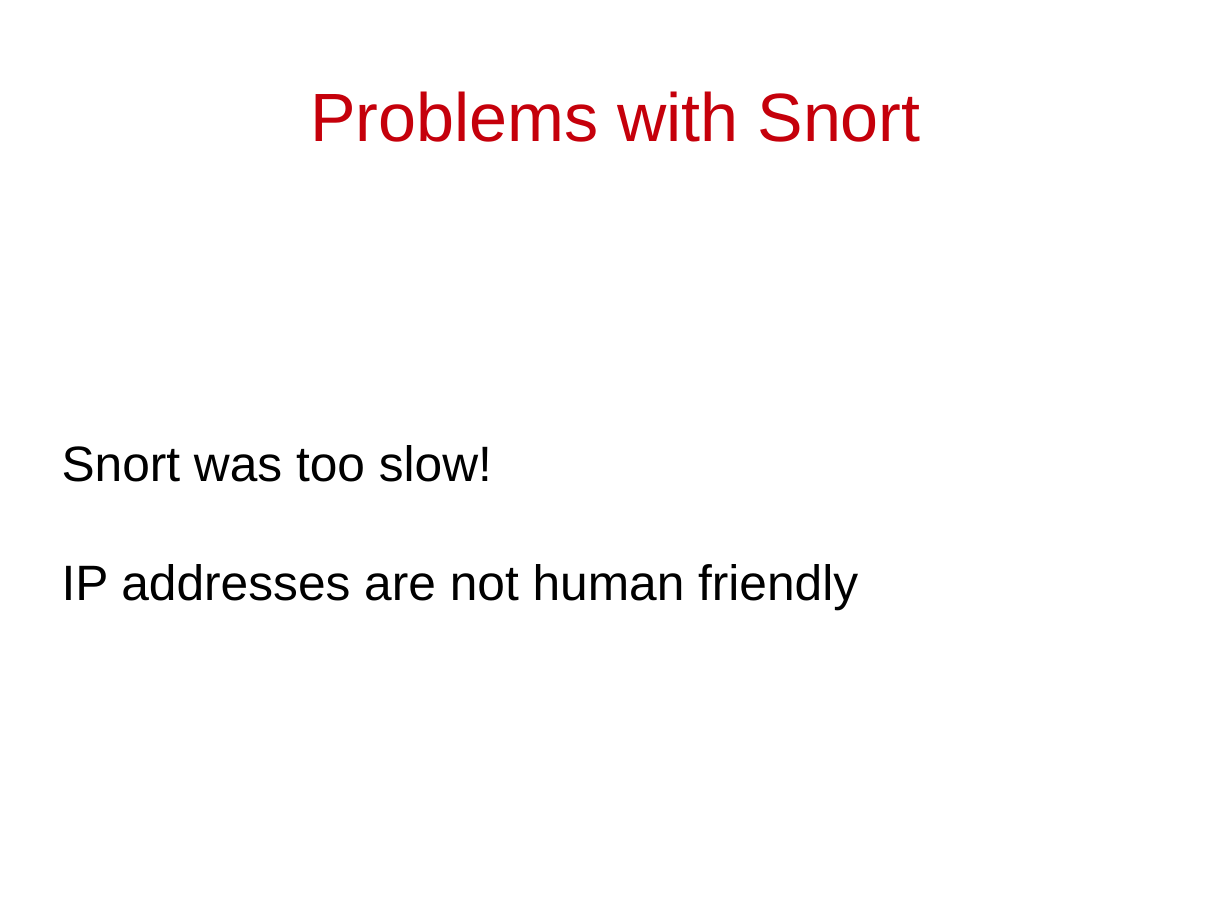
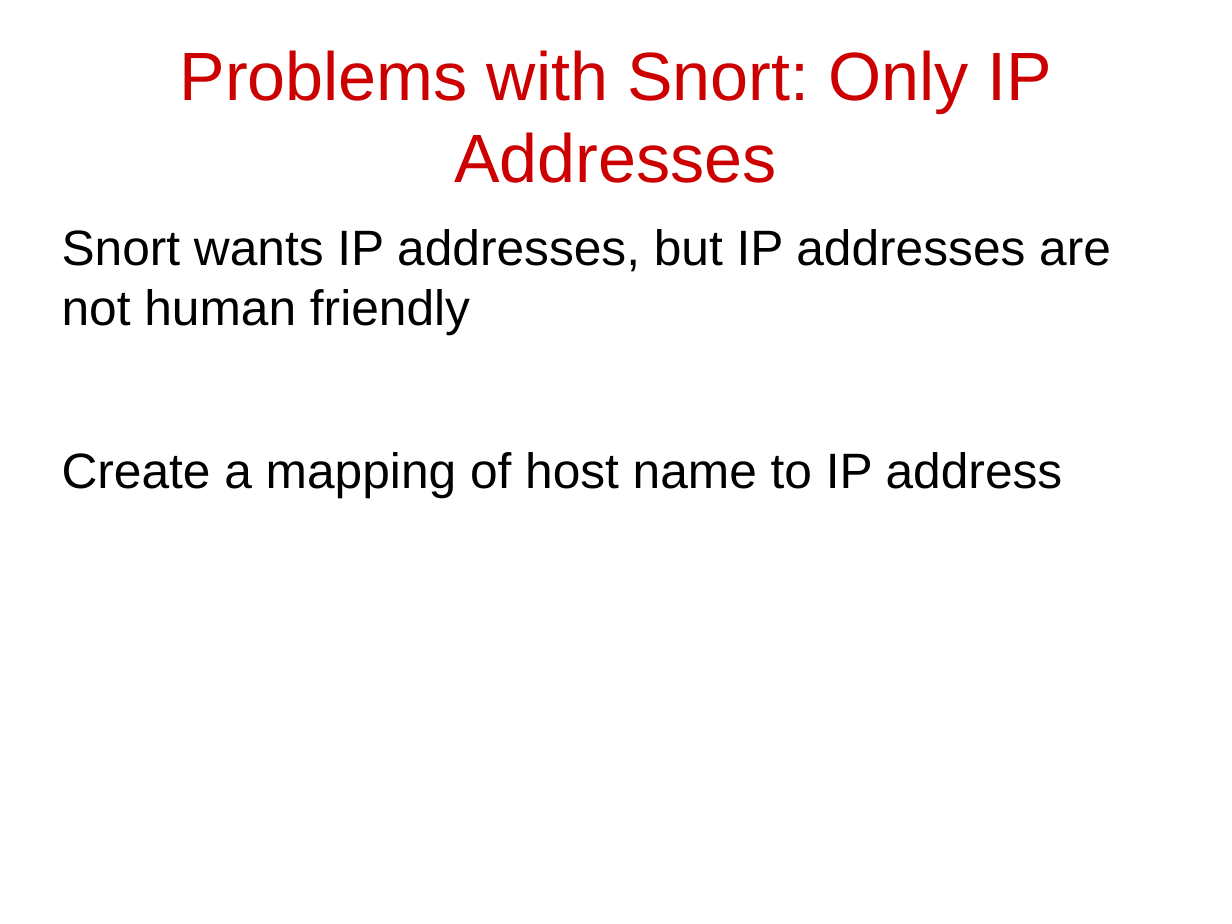
Before and after one commit to cschreiner/kindsicher, a slide deck: slide 11 of proj/presentation_dec09/Phil.odp (slide 5 before the commit). Drawn at 1232x924 pixels with LibreOffice and Linux fonts; fonts in the diff are those of the drawing. Boxes give left, top, right and bottom in pixels: in the first picture for what was removed or moved away, otherwise in the second. Text is boxed around its words. In the diff, an @@ line names an element or a change of style, - is before the commit and + after.

```diff
--- a/proj/presentation_dec09/Phil.odp
+++ b/proj/presentation_dec09/Phil.odp
@@ title at (x1=180, y1=50, x2=1051, y2=183): text changed; text colour #C5000B to #CC0000 @@
-Problems with Snort
+Problems with Snort: Only IP Addresses
@@ text "Snort wants IP addresses, but ..." at (x1=62, y1=229, x2=1111, y2=498): vertical alignment middle to top @@
@@ text at (x1=62, y1=229, x2=1111, y2=498): text changed @@
-Snort was too slow!
-IP addresses are not human friendly
+Snort wants IP addresses, but IP addresses are not human friendly
+Create a mapping of host name to IP address
```
Also in this commit, not shown: 1 other slide changed, 5 slides added, 1 slide removed.
